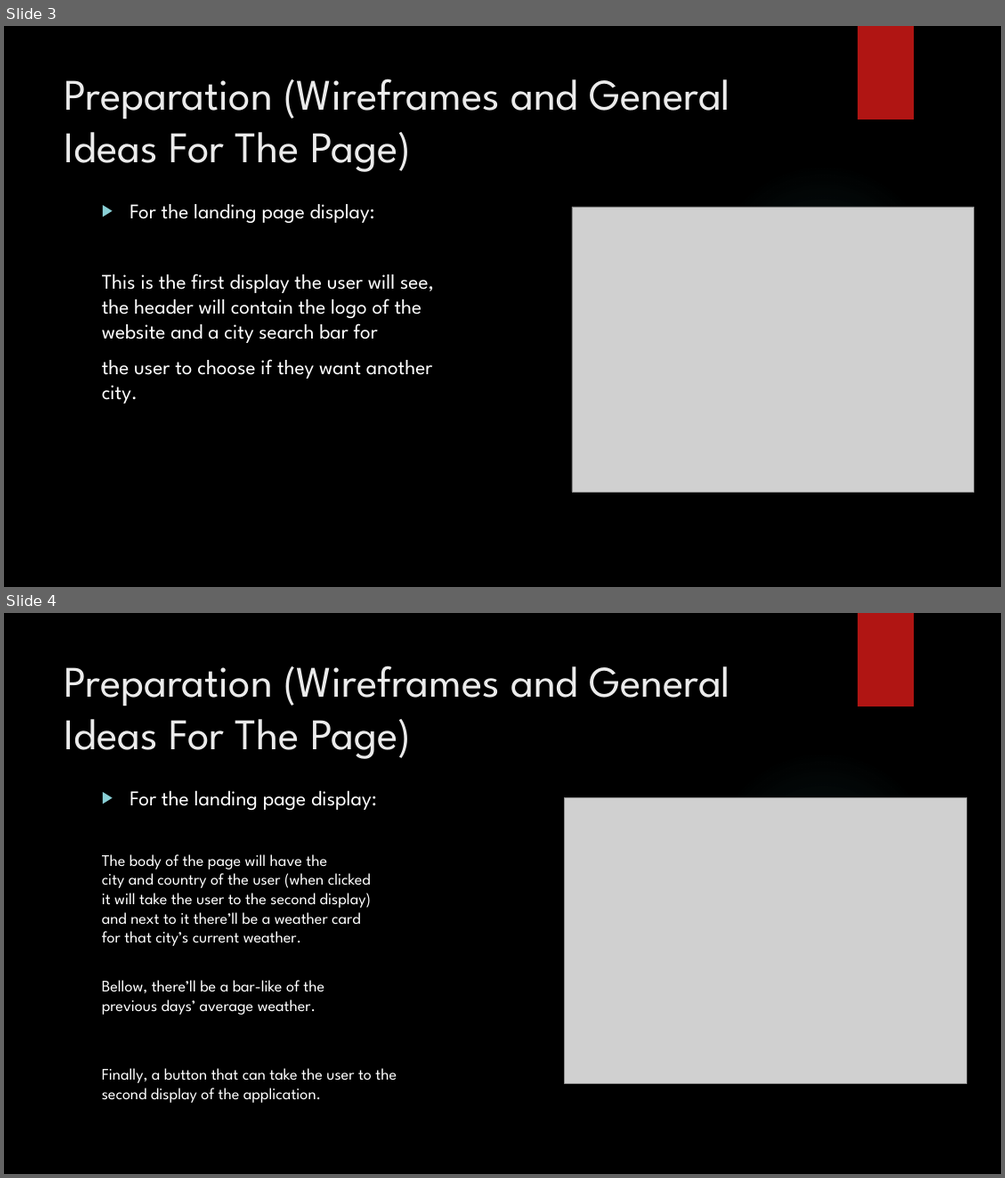
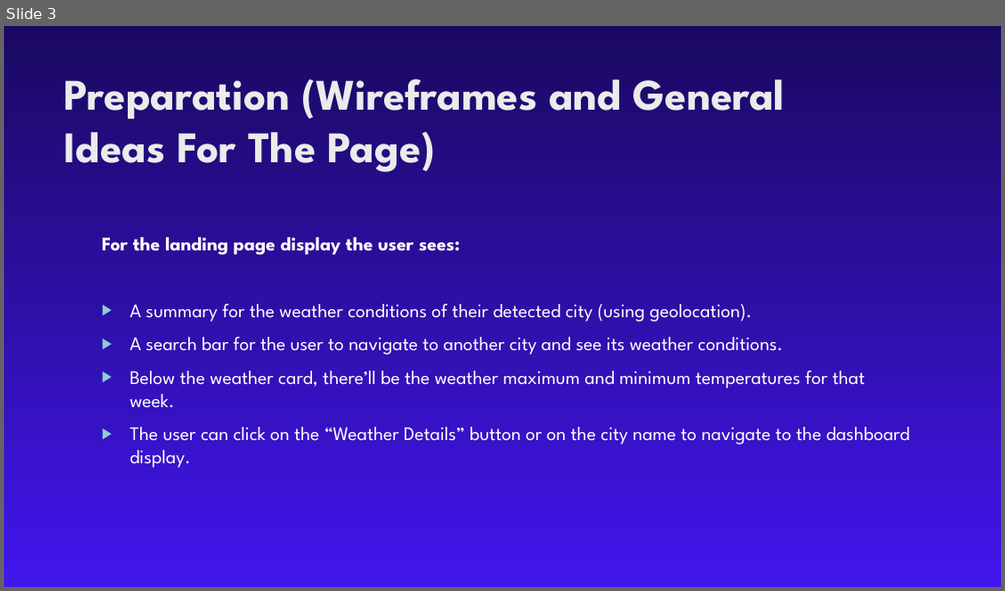
Before and after one commit to KhaledMhmd/Weather-Application, a slide deck: Presentation/Weather Website.pptm. Shown one above the other, each under a label of ours: slides 3 and 4 before the commit, slide 3 after it. The pictures are 1005x1178 and 1005x591 pixels, drawn with LibreOffice and Linux fonts; fonts in the diff are those of the drawing; grey boxes stand for pictures; background and template pictures are left out. Boxes give left, top, right and bottom in pixels: in the first picture for what was removed or moved away, otherwise in the second. Text is boxed around its words. In the diff, an @@ line names an element or a change of style, - is before the commit and + after.

Commit message:
finishing up on the website application

```diff
--- a/Presentation/Weather Website.pptm
+++ b/Presentation/Weather Website.pptm
@@ slide 4 removed at (4, 613, 1001, 1174), background picture (left out); not listed: 2 template elements that a slide beside it also shows @@
@@ title removed at (65, 666, 730, 759) @@
-Preparation (Wireframes and General Ideas For The Page)
@@ text removed at (102, 790, 396, 1103) @@
-▶ For the landing page display:
-The body of the page will have the
-city and country of the user (when clicked
-it will take the user to the second display)
-and next to it there’ll be a weather card
-for that city’s current weather.
-Bellow, there’ll be a bar-like of the
-previous days’ average weather.
-Finally, a button that can take the user to the
-second display of the application.
@@ picture removed at (565, 798, 967, 1083) @@
@@ slide 3 changed as well @@
@@ background picture (left out) to gradient #1A0961 to #4216ED @@
@@ rectangle removed at (858, 26, 914, 119) @@
@@ title "Preparation (Wireframes and General Ideas ..." at (65, 79, 785, 172): bold on @@
@@ ellipse removed at (708, 163, 938, 394) @@
@@ picture removed at (573, 207, 975, 491) @@
@@ text at (102, 237, 910, 467): text changed; size 20 to 18.5 pt @@
-▶ For the landing page display:
-This is the first display the user will see,
-the header will contain the logo of the
-website and a city search bar for
-the user to choose if they want another
-city.
+For the landing page display the user sees:
+▶ A summary for the weather conditions of their detected city (using geolocation).
+▶ A search bar for the user to navigate to another city and see its weather conditions.
+▶ Below the weather card, there’ll be the weather maximum and minimum temperatures for that week.
+▶ The user can click on the “Weather Details” button or on the city name to navigate to the dashboard display.
```
Also in this commit, not shown: 4 other slides changed, 6 slides added, 21 other files.
